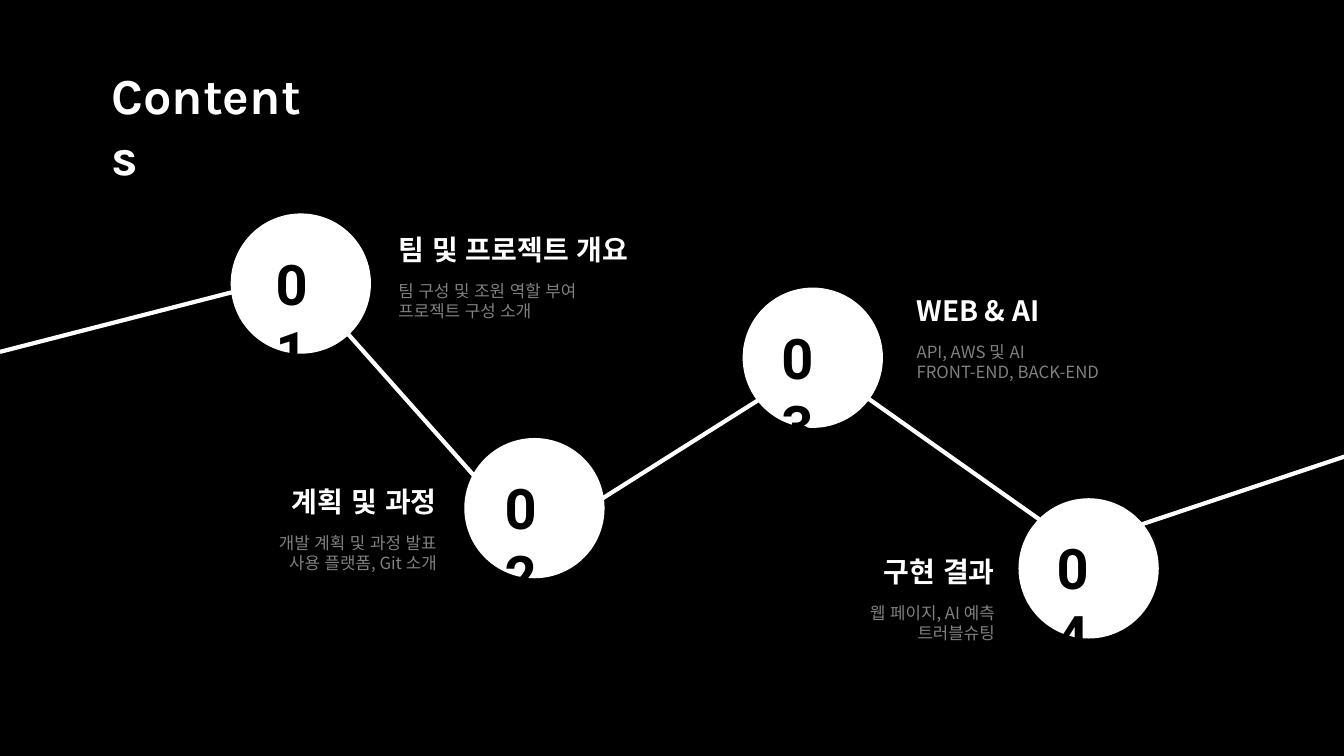
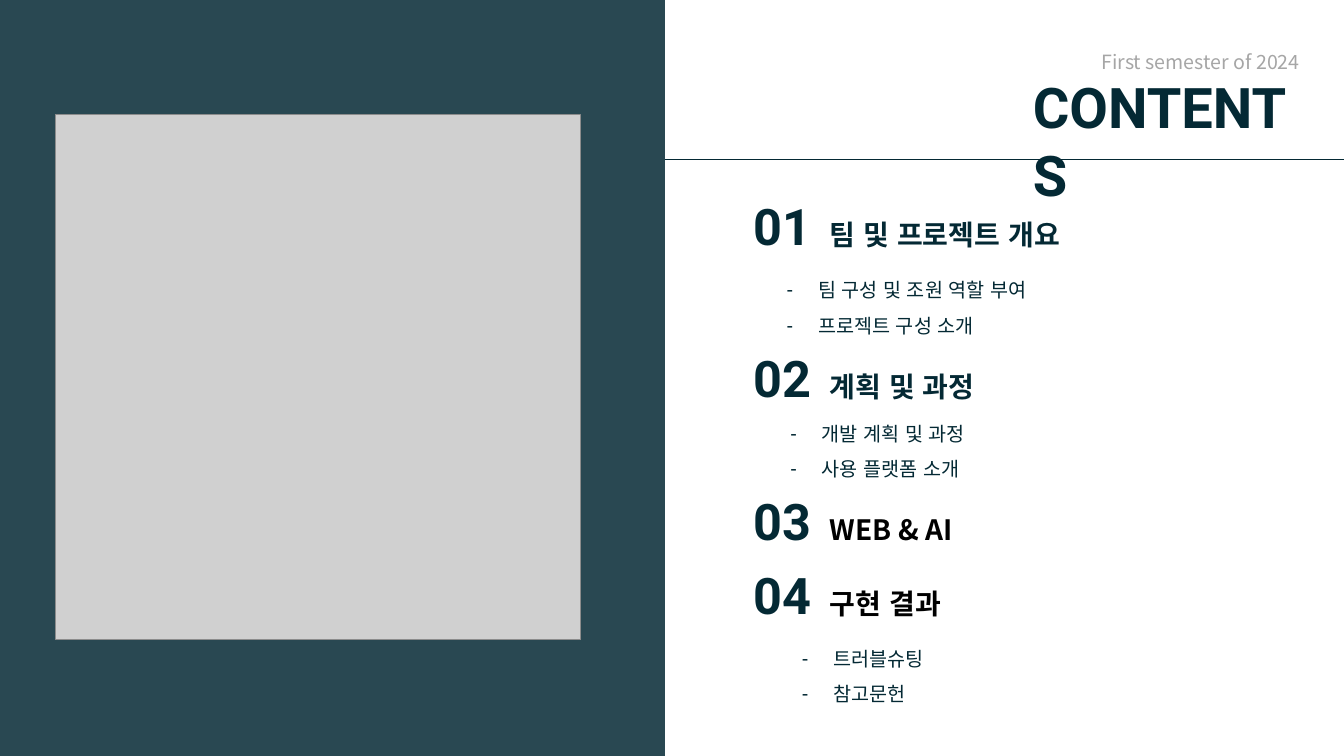
Before and after one commit to YoungHyeon1/Lab-scale, a slide deck: slide 2 of PPT/PPT.pptx. Drawn at 1344x756 pixels with LibreOffice and Linux fonts; fonts in the diff are those of the drawing; grey boxes stand for pictures. Boxes give left, top, right and bottom in pixels: in the first picture for what was removed or moved away, otherwise in the second. Text is boxed around its words. In the diff, an @@ line names an element or a change of style, - is before the commit and + after.

```diff
--- a/PPT/PPT.pptx
+++ b/PPT/PPT.pptx
@@ background #000000 to #FFFFFF @@
@@ rectangle added at [0, 0, 665, 756], fill #042934 at 85% opacity @@
@@ text added at [1101, 53, 1300, 69], 14 pt, text #A6A6A6 @@
+First semester of 2024
@@ text at [1023, 68, 1318, 145]: text changed; size 36 to 40 pt; font Karla to Roboto; text colour #FFFFFF to #042934 @@
-Contents
+CONTENTS
@@ picture added at [55, 115, 581, 640] @@
@@ line added from (1344, 160) to (665, 160), #042934 0.5 pt @@
@@ text at [753, 208, 1060, 248]: text changed; text colour #FFFFFF to #042934 @@
-팀 및 프로젝트 개요
+01 팀 및 프로젝트 개요
@@ ellipse removed at [232, 214, 371, 353] @@
@@ text removed at [266, 245, 337, 323] @@
-01
@@ text "팀 구성 및 조원 역할 ...": place and size @@
-text "팀 구성 및 조원 역할 ..." at [398, 283, 576, 319]
+text "팀 구성 및 조원 역할 ..." at [818, 280, 1026, 335]
@@ text "팀 구성 및 조원 역할 ..." at [818, 280, 1026, 335]: size 12 to 14 pt, font Noto Sans CJK KR to Arial, text colour #808080 to #042934; bullet none to -; line spacing 1 to 1.5 @@
@@ line removed from (0, 352) to (247, 288) @@
@@ ellipse removed at [743, 288, 882, 427] @@
@@ line removed from (495, 499) to (338, 323) @@
@@ text removed at [771, 319, 853, 396] @@
-03
@@ text removed at [917, 344, 1099, 381] @@
-API, AWS 및 AI
-FRONT-END, BACK-END
@@ line removed from (572, 518) to (778, 388) @@
@@ text at [753, 360, 975, 400]: text changed; text colour #FFFFFF to #042934 @@
-계획 및 과정
+02 계획 및 과정
@@ line removed from (1067, 538) to (848, 384) @@
@@ ellipse removed at [465, 439, 604, 578] @@
@@ text at [822, 424, 965, 478]: text changed; size 12 to 14 pt; font Noto Sans CJK KR to Arial; text colour #808080 to #042934 @@
-개발 계획 및 과정 발표
-사용 플랫폼, Git 소개
+– 개발 계획 및 과정
+– 사용 플랫폼 소개
@@ text removed at [495, 468, 576, 545] @@
-02
@@ line removed from (1131, 528) to (1344, 455) @@
@@ text at [753, 503, 952, 541]: text changed; text colour #FFFFFF to #000000 @@
-WEB & AI
+03 WEB & AI
@@ ellipse removed at [1019, 499, 1158, 638] @@
@@ text removed at [1047, 528, 1130, 606] @@
-04
@@ text at [753, 577, 941, 617]: text changed; text colour #FFFFFF to #000000 @@
-구현 결과
+04 구현 결과
@@ text at [870, 605, 995, 622]: paragraph removed @@
-웹 페이지, AI 예측
@@ text "트러블슈팅": place and size @@
-text "트러블슈팅" at [870, 605, 995, 641]
+text "트러블슈팅" at [833, 649, 923, 703]
@@ text at [833, 649, 923, 668]: size 12 to 14 pt, font Noto Sans CJK KR to Arial, text colour #808080 to #042934 in "트러블슈팅"; alignment right to left; bullet none to -; line spacing 1 to 1.5 @@
@@ text at [833, 684, 905, 703]: paragraph added @@
+– 참고문헌
```
Also in this commit, not shown: 19 slides added, 1 slide removed, 1 other file.
